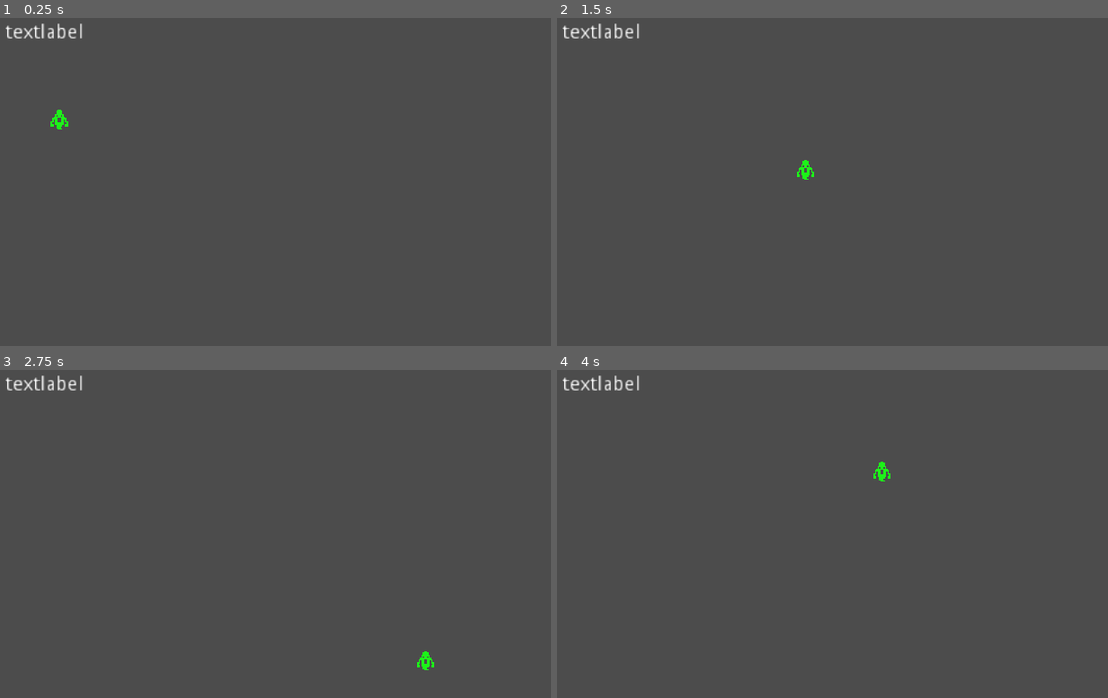
Above: before the commit, frames 1-4 (two rows, left to right).
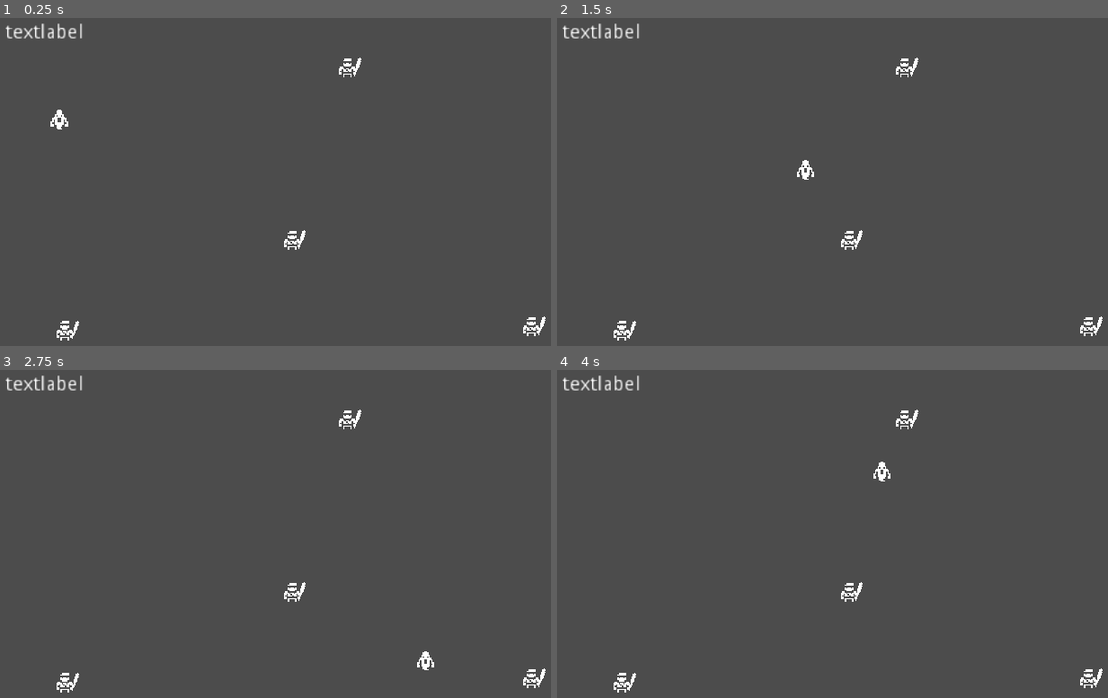
Above: after the commit, the same moments.

Repository: skarnl/miziziz-game-jam-2020
Game: Godot game, scene res://screens/splash.tscn
Two runs of this game, one before a commit and one after it. Both use one fixed random seed, a clock stepped at 60 frames per second and the inputs below.
Inputs (mouse positions are in pixels of both pictures, inside the frame that each line leads up to):
- Up to frame 1 (0.25 s): no input
- Up to frame 2 (1.5 s): tap Enter at 0.5 s; move the mouse to (1063, 201) at 0.52 s; hold Right (ui_right) 0.53-1.28 s; click (1063, 201) at 0.67 s; move the mouse to (760, 241) at 1.27 s; hold Down (ui_down) from 1.28 s (still down); click (760, 241) at 1.42 s
- Up to frame 3 (2.75 s): move the mouse to (418, 481) at 2.02 s; release Down (ui_down) at 2.03 s; hold Right (ui_right) from 2.03 s (still down); click (418, 481) at 2.17 s
- Up to frame 4 (4 s): move the mouse to (871, 658) at 2.77 s; release Right (ui_right) at 2.78 s; hold Up (ui_up) 2.78-3.53 s; click (871, 658) at 2.92 s; tap Space at 3.5 s; move the mouse to (outside the picture) at 3.52 s; hold Left (ui_left) from 3.53 s (still down); click (outside the picture) at 3.67 s

The runs differ from the first frame. In frame 1, 0.5% of the frame differs, in the area x 9-100%, y 12-99%; in frame 2, 0.5%; in frame 3, 0.5%; in frame 4, 0.5%.

Commit message:
Add possess

Diff:
--- a/entities/Player.tscn
+++ /dev/null
@@ -1,14 +0,0 @@
-[gd_scene load_steps=4 format=2]
-
-[ext_resource path="res://assets/images/_deprecated/icon.png" type="Texture" id=1]
-[ext_resource path="res://entities/player.gd" type="Script" id=2]
-[ext_resource path="res://assets/sounds/sfx/enemy-kill.wav" type="AudioStream" id=3]
-
-
-[node name="Player" type="Sprite"]
-position = Vector2( 489, 241 )
-texture = ExtResource( 1 )
-script = ExtResource( 2 )
-
-[node name="AudioStreamPlayer" type="AudioStreamPlayer" parent="."]
-stream = ExtResource( 3 )
--- a/entities/Player.gd
+++ b/entities/enemies/human/human.gd
@@ -1,9 +1,32 @@
-extends Node2D
+extends Area2D
 
+signal clicked
+
+var possessed = false setget set_possessed
 var velocity: Vector2 = Vector2.ZERO
 var MAX_SPEED = 3
 
-func _physics_process(delta):
+func _ready():
+	set_process(false)
+	$Timer.connect('timeout', self, '_on_Timer_timeout')
+
+func _on_Timer_timeout():
+#	move()
+	pass
+
+func move(towards:Vector2):
+	position += towards
+
+func _on_Human_input_event(viewport, event, shape_idx):
+	if event is InputEventMouseButton:
+		emit_signal('clicked')
+
+func set_possessed(new_value):
+	possessed = new_value
+
+	set_process(possessed)
+
+func _process(delta):
 	var input_vector = Vector2.ZERO
 
 	input_vector.x = Input.get_action_strength("ui_right") - Input.get_action_strength("ui_left")
--- /dev/null
+++ b/entities/enemies/human/human.tscn
@@ -0,0 +1,33 @@
+[gd_scene load_steps=4 format=2]
+
+[ext_resource path="res://assets/images/monochrome_transparent.png" type="Texture" id=1]
+[ext_resource path="res://entities/enemies/human/human.gd" type="Script" id=2]
+
+[sub_resource type="CapsuleShape2D" id=1]
+radius = 6.5203
+height = 5.28917
+
+[node name="Human" type="Area2D" groups=[
+"enemies",
+]]
+script = ExtResource( 2 )
+
+[node name="CollisionShape2D" type="CollisionShape2D" parent="."]
+position = Vector2( -0.891899, 0.297302 )
+shape = SubResource( 1 )
+
+[node name="Sprite" type="Sprite" parent="."]
+texture = ExtResource( 1 )
+region_enabled = true
+region_rect = Rect2( 510.899, 153.318, 15.4074, 15.6708 )
+
+[node name="WeaponSprite" type="Sprite" parent="."]
+position = Vector2( 7.20278, -0.297302 )
+rotation = -0.454721
+scale = Vector2( 0.7, 0.7 )
+texture = ExtResource( 1 )
+region_enabled = true
+region_rect = Rect2( 544.851, 34.6967, 15.4074, 16.5926 )
+
+[node name="Timer" type="Timer" parent="."]
+[connection signal="input_event" from="." to="." method="_on_Human_input_event"]
--- /dev/null
+++ b/entities/ghost/Player.gd
@@ -0,0 +1,29 @@
+extends Node2D
+
+var velocity: Vector2 = Vector2.ZERO
+var MAX_SPEED = 3
+
+func _process(delta):
+	var input_vector = Vector2.ZERO
+
+	input_vector.x = Input.get_action_strength("ui_right") - Input.get_action_strength("ui_left")
+	input_vector.y = Input.get_action_strength("ui_down") - Input.get_action_strength("ui_up")
+	input_vector = input_vector.normalized()
+
+	if input_vector != Vector2.ZERO:
+		velocity = input_vector * MAX_SPEED
+	else:
+		velocity = Vector2.ZERO
+
+	position.x = clamp(position.x + velocity.x, 0, 512)
+	position.y = clamp(position.y + velocity.y, 0, 300)
+
+
+func spawn():
+	pass
+
+func possess_start():
+	hide()
+
+func possess_end():
+	show()
--- a/entities/ghost.tscn
+++ b/entities/ghost/ghost.tscn
@@ -1,13 +1,12 @@
 [gd_scene load_steps=3 format=2]
 
 [ext_resource path="res://assets/images/monochrome_transparent.png" type="Texture" id=1]
-[ext_resource path="res://entities/Player.gd" type="Script" id=2]
+[ext_resource path="res://entities/ghost/Player.gd" type="Script" id=2]
 
 [node name="Ghost" type="Node2D"]
 script = ExtResource( 2 )
 
 [node name="Sprite" type="Sprite" parent="."]
-modulate = Color( 0.117647, 0.952941, 0.101961, 1 )
 texture = ExtResource( 1 )
 region_enabled = true
 region_rect = Rect2( 440, 100, 20, 20 )
--- a/gui/hud.tscn
+++ b/gui/hud.tscn
@@ -2,7 +2,6 @@
 
 [ext_resource path="res://assets/images/_deprecated/pause-spritesheet.png" type="Texture" id=1]
 [ext_resource path="res://gui/Pause.gd" type="Script" id=2]
-
 
 [sub_resource type="AtlasTexture" id=1]
 atlas = ExtResource( 1 )
@@ -50,12 +49,14 @@
 position = Vector2( 513, 129 )
 scale = Vector2( 2.78125, 2.78125 )
 frames = SubResource( 6 )
+frame = 3
 speed_scale = 1.3
 playing = true
 
 [node name="HUD" type="Control" parent="."]
 anchor_right = 1.0
 anchor_bottom = 1.0
+mouse_filter = 2
 __meta__ = {
 "_edit_use_anchors_": false
 }
--- a/screens/game/game.gd
+++ b/screens/game/game.gd
@@ -1,9 +1,26 @@
 extends Node2D
 
+var possessed = false
 
-var screen_size = Vector2.ZERO
-
+var possessedEnemy
+onready var ghost = $Ghost
 
 func _ready():
-	screen_size = get_viewport().size
-	print("game")
+	var enemies = get_tree().get_nodes_in_group('enemies')
+
+	for enemy in enemies:
+		enemy.connect('clicked', self, '_on_Enemy_clicked', [enemy])
+
+func _on_Enemy_clicked(enemy):
+	# TODO move ghost into target
+
+	print("enemy clicked")
+
+	ghost.possess_start()
+
+	# TODO check if there is already someone possessed
+	# TODO this isn't possible, you can only possess when you are ghost
+
+	possessedEnemy = enemy
+	enemy.possessed = true
+	possessed = true
--- a/screens/game/game.tscn
+++ b/screens/game/game.tscn
@@ -1,8 +1,9 @@
-[gd_scene load_steps=4 format=2]
+[gd_scene load_steps=5 format=2]
 
-[ext_resource path="res://entities/ghost.tscn" type="PackedScene" id=1]
+[ext_resource path="res://entities/ghost/ghost.tscn" type="PackedScene" id=1]
 [ext_resource path="res://screens/game/game.gd" type="Script" id=2]
 [ext_resource path="res://gui/hud.tscn" type="PackedScene" id=3]
+[ext_resource path="res://entities/enemies/human/human.tscn" type="PackedScene" id=4]
 
 [node name="Game" type="Node2D"]
 script = ExtResource( 2 )
@@ -11,3 +12,15 @@
 
 [node name="Ghost" parent="." instance=ExtResource( 1 )]
 position = Vector2( 50.5, 77.5 )
+
+[node name="Human" parent="." instance=ExtResource( 4 )]
+position = Vector2( 217.118, 164.294 )
+
+[node name="Human2" parent="." instance=ExtResource( 4 )]
+position = Vector2( 387.789, 225.855 )
+
+[node name="Human3" parent="." instance=ExtResource( 4 )]
+position = Vector2( 256.602, 41.1729 )
+
+[node name="Human4" parent="." instance=ExtResource( 4 )]
+position = Vector2( 55.3619, 228.827 )
Binary file removed: assets/images/monochrome_packed.png
Not shown, removed: assets/images/monochrome_packed.png.import
Binary file removed: assets/images/monochrome_transparent_packed.png
Not shown, removed: assets/images/monochrome_transparent_packed.png.import
Not shown, added: assets/sounds/sfx/Ghost_Spawn_N.wav.import
Not shown, added: assets/sounds/sfx/Ghost_into_body_N.wav.import
Not shown, added: assets/sounds/sfx/Ghost_out_bottle_N.wav.import
Not shown, added: assets/sounds/sfx/Ghost_outof_body_N.wav.import
